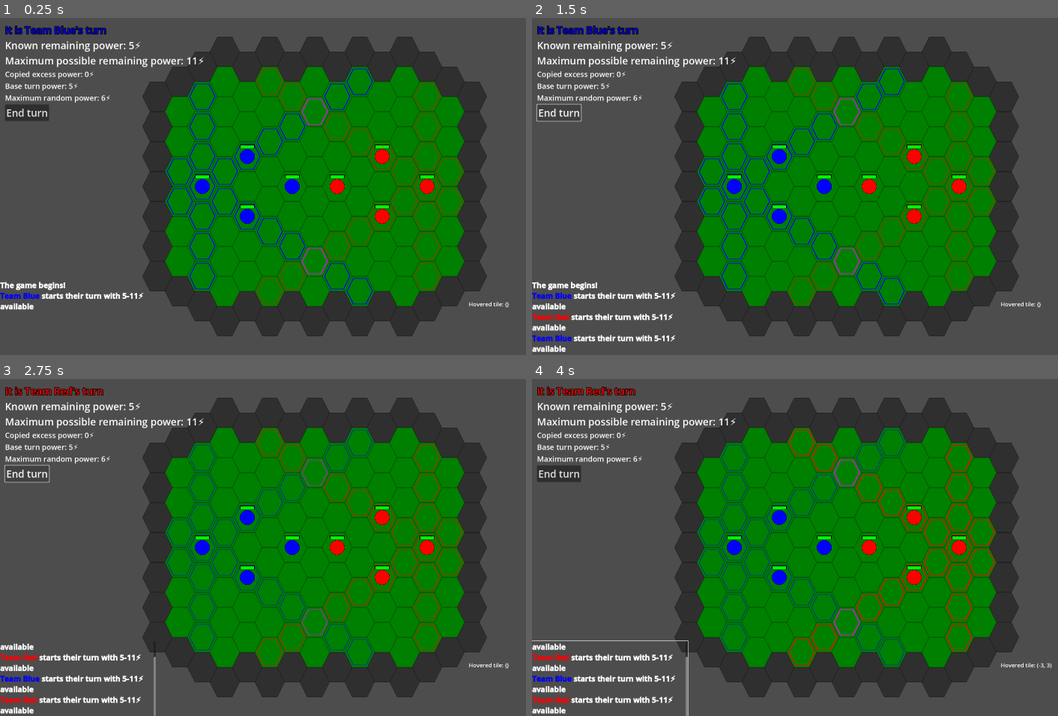
Above: before the commit, frames 1-4 (two rows, left to right).
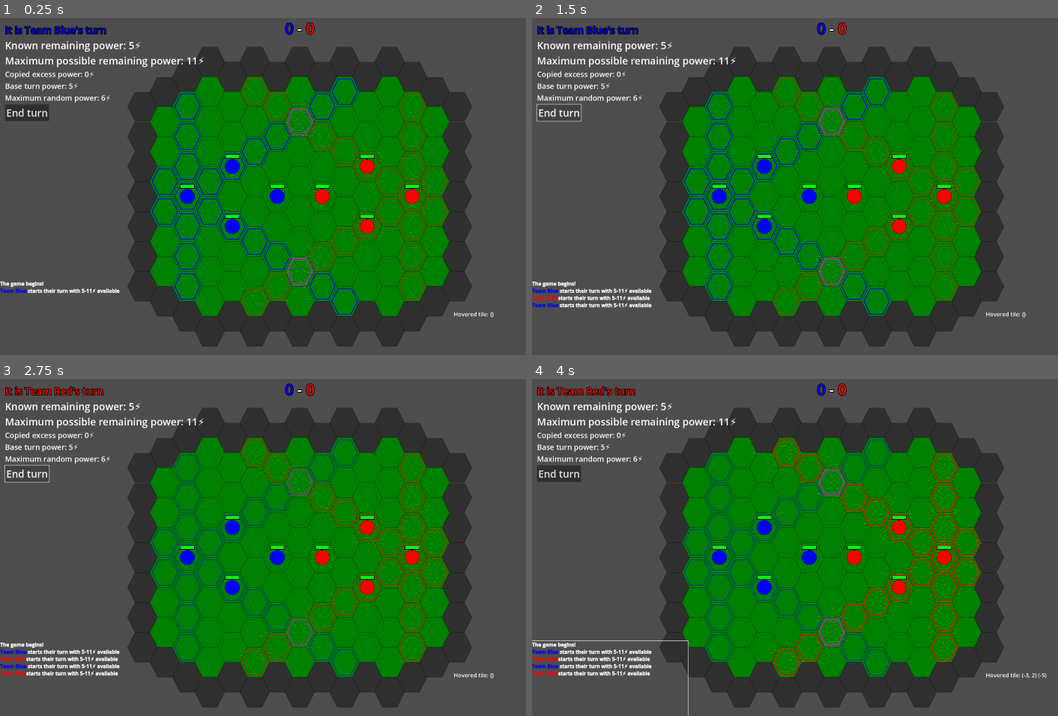
Above: after the commit, the same moments.

Repository: devencire/godot-conduit
Game: Godot game, scene res://scenes/world.tscn
The game is run twice, just before and just after one commit, with the same random seed, the same clock (stepped at 60 frames per second) and the same inputs.
Inputs (mouse positions are in pixels of both pictures, inside the frame that each line leads up to):
- Up to frame 1 (0.25 s): no input
- Up to frame 2 (1.5 s): click "End turn" at 0.5 s; click "End turn" at 1.25 s
- Up to frame 3 (2.75 s): click "End turn" at 2 s
- Up to frame 4 (4 s): move the mouse to (610, 678) at 2.77 s; click (610, 678) at 2.92 s; move the mouse to (710, 564) at 3.52 s; click (710, 564) at 3.67 s

The runs differ from the first frame. In frame 1, 25% of the frame differs, in the area x 0-97%, y 1-98%; in frame 2, 26%; in frame 3, 26%; in frame 4, 26%, in the area x 0-99%, y 1-100%.

Commit message:
add scoring for advancing/sacking beacons

Diff:
--- a/scenes/world.tscn
+++ b/scenes/world.tscn
@@ -1,16 +1,18 @@
-[gd_scene load_steps=16 format=3 uid="uid://d1t087k7mdxvb"]
+[gd_scene load_steps=17 format=3 uid="uid://d1t087k7mdxvb"]
 
 [ext_resource type="Script" path="res://world.gd" id="1_4avd2"]
 [ext_resource type="Texture2D" uid="uid://bu0j2ljbdu4jy" path="res://assets/hexes_2px_outline.png" id="1_7kdkn"]
 [ext_resource type="Script" path="res://scripts/TurnState.gd" id="2_7l4uc"]
 [ext_resource type="Script" path="res://scripts/RoundRoot.gd" id="2_r7p20"]
 [ext_resource type="Script" path="res://scripts/ArenaTileMap.gd" id="3_rf75t"]
+[ext_resource type="Script" path="res://scripts/ScoreState.gd" id="4_kseo3"]
 [ext_resource type="PackedScene" uid="uid://dvuatsyki3ehj" path="res://scenes/selection.tscn" id="5_0ab0n"]
 [ext_resource type="Script" path="res://scripts/Players.gd" id="6_4jl0i"]
 [ext_resource type="Script" path="res://scripts/DebugShowTileLabel.gd" id="7_23lak"]
 [ext_resource type="PackedScene" uid="uid://c04vm1q3ssoxd" path="res://scenes/round_ui.tscn" id="7_p4op4"]
 [ext_resource type="PackedScene" uid="uid://dxxmf1dm70jy3" path="res://scenes/powered_tiles.tscn" id="8_h1dur"]
 [ext_resource type="Script" path="res://scripts/EventLog.gd" id="10_7koks"]
+[ext_resource type="Script" path="res://scripts/MatchUI.gd" id="12_1lrdw"]
 
 [sub_resource type="TileSetAtlasSource" id="TileSetAtlasSource_s34qc"]
 texture = ExtResource("1_7kdkn")
@@ -36,10 +38,6 @@
 [sub_resource type="LabelSettings" id="LabelSettings_8os5q"]
 font_size = 24
 
-[sub_resource type="Theme" id="Theme_f63g6"]
-default_font_size = 24
-RichTextLabel/fonts/normal_font = null
-
 [node name="MatchRoot" type="Node"]
 script = ExtResource("1_4avd2")
 
@@ -50,7 +48,14 @@
 unique_name_in_owner = true
 script = ExtResource("2_7l4uc")
 
+[node name="ScoreState" type="Node" parent="RoundRoot" node_paths=PackedStringArray("match_root", "event_log")]
+unique_name_in_owner = true
+script = ExtResource("4_kseo3")
+match_root = NodePath("../..")
+event_log = NodePath("../CanvasLayer/EventLog")
+
 [node name="Arena" type="Node2D" parent="RoundRoot"]
+position = Vector2(-48, 32)
 scale = Vector2(0.75, 0.75)
 
 [node name="ArenaTileMap" type="TileMap" parent="RoundRoot/Arena"]
@@ -84,6 +89,8 @@
 [node name="PoweredTiles" parent="RoundRoot/Arena" instance=ExtResource("8_h1dur")]
 
 [node name="CanvasLayer" type="CanvasLayer" parent="RoundRoot"]
+offset = Vector2(2.08165e-12, 2.08165e-12)
+transform = Transform2D(1, 0, 0, 1, 2.08165e-12, 2.08165e-12)
 
 [node name="EventLog" type="RichTextLabel" parent="RoundRoot/CanvasLayer"]
 unique_name_in_owner = true
@@ -95,21 +102,42 @@
 offset_right = 500.0
 grow_vertical = 0
 focus_mode = 2
-theme = SubResource("Theme_f63g6")
 bbcode_enabled = true
 text = "[b]The game begins![/b]"
 scroll_following = true
 selection_enabled = true
 script = ExtResource("10_7koks")
 
+[node name="RoundUI" parent="RoundRoot" instance=ExtResource("7_p4op4")]
+
 [node name="Camera" type="Camera2D" parent="."]
 unique_name_in_owner = true
 
-[node name="RoundUI" parent="." instance=ExtResource("7_p4op4")]
+[node name="MatchUI" type="CanvasLayer" parent="."]
+script = ExtResource("12_1lrdw")
 
-[connection signal="changed" from="RoundRoot/TurnState" to="RoundUI" method="_on_turn_state_changed"]
+[node name="VBoxContainer" type="VBoxContainer" parent="MatchUI"]
+anchors_preset = 5
+anchor_left = 0.5
+anchor_right = 0.5
+offset_left = -200.0
+offset_right = 200.0
+offset_bottom = 70.0
+grow_horizontal = 2
+
+[node name="Score" type="RichTextLabel" parent="MatchUI/VBoxContainer"]
+layout_mode = 2
+theme_override_font_sizes/normal_font_size = 48
+bbcode_enabled = true
+text = "[center][outline_size=8][outline_color=black]0 - 0"
+fit_content = true
+scroll_active = false
+
+[connection signal="changed" from="." to="MatchUI" method="_on_match_root_changed"]
+[connection signal="changed" from="RoundRoot/TurnState" to="RoundRoot/RoundUI" method="_on_turn_state_changed"]
 [connection signal="new_turn_started" from="RoundRoot/TurnState" to="RoundRoot/Arena/Selection" method="_on_turn_state_new_turn_started"]
 [connection signal="new_turn_started" from="RoundRoot/TurnState" to="RoundRoot/Arena/PoweredTiles" method="_on_turn_state_new_turn_started"]
+[connection signal="changed" from="RoundRoot/Arena/Players" to="RoundRoot/ScoreState" method="_on_players_changed"]
 [connection signal="changed" from="RoundRoot/Arena/Players" to="RoundRoot/Arena/ArenaTileMap" method="_on_players_changed"]
 [connection signal="changed" from="RoundRoot/Arena/Players" to="RoundRoot/Arena/PoweredTiles" method="_on_players_changed"]
 [connection signal="child_order_changed" from="RoundRoot/Arena/Players" to="RoundRoot/Arena/Players" method="_on_child_order_changed"]
--- a/scripts/ArenaTileMap.gd
+++ b/scripts/ArenaTileMap.gd
@@ -100,6 +100,12 @@
 func are_cells_aligned(first: Vector2i, second: Vector2i) -> bool:
 	return first.x == second.x or first.y == second.y or first.x - first.y == second.x - second.y
 
+## Returns the distance in tiles to travel from the halfway line to `cell`.
+## Negative distances are towards team one's starting positions.
+## Positive distances are towards team two's starting positions.
+func distance_from_halfway_line(cell: Vector2i) -> int:
+	return cell.x - cell.y
+
 ## Remove all existing pathfinding obstacles and create up-to-date ones.
 ## TODO do this incrementally instead?
 func update_obstacles(players: Array[Player]):
@@ -116,5 +122,5 @@
 		disabled_point_ids.append(astar_id)
 
 
-func _on_players_changed(players: Array[Player]):
-	update_obstacles(players)
+func _on_players_changed(players: Players):
+	update_obstacles(players.all_players)
--- a/scripts/BB.gd
+++ b/scripts/BB.gd
@@ -3,12 +3,17 @@
 const OUTLINE_SIZE := 8 # pixels
 
 static func set_centered_outlined_text(node: RichTextLabel, text: String, color: Color = Color.WHITE) -> void:
-	node.text = ''
-	node.push_context()
+	node.clear()
 	node.push_paragraph(HORIZONTAL_ALIGNMENT_CENTER)
 	node.push_outline_size(OUTLINE_SIZE)
 	node.push_outline_color(Color.BLACK)
 	if color != Color.WHITE:
 		node.push_color(color)
 	node.append_text(text)
-	node.pop_context()
+	node.pop_all()
+
+static func team_name(team: Constants.Team) -> String:
+	return '[color=%s]Team %s[/color]' % [Constants.team_color(team).to_html(), Constants.team_name(team)]
+
+static func player_name(player: Player) -> String:
+	return '[color=%s]%s[/color]' % [Constants.team_color(player.team).to_html(), player.debug_name]
--- a/scripts/Constants.gd
+++ b/scripts/Constants.gd
@@ -6,6 +6,8 @@
 
 const BASE_TURN_POWER := 5
 const MAX_EXCESS_POWER := 6
+
+const POINTS_FOR_SACKING_BEACON := 3
 
 const OFF_ARENA := Vector2i(-40, -40)
 
--- a/scripts/DebugShowTileLabel.gd
+++ b/scripts/DebugShowTileLabel.gd
@@ -4,4 +4,5 @@
 
 func _unhandled_input(event):
 	if event is InputEventMouseMotion:
-		text = 'Hovered tile: %s' % arena_tilemap.get_hovered_cell(event)
+		var cell := arena_tilemap.get_hovered_cell(event)
+		text = 'Hovered tile: %s (%s)' % [cell, arena_tilemap.distance_from_halfway_line(cell)]
--- a/scripts/Hammer.gd
+++ b/scripts/Hammer.gd
@@ -195,7 +195,7 @@
 func try_push(push_target: ValidTarget, overcharged: bool):
 	var attack_cost := ATTACK_COST
 	if not player.turn_state.try_spend_power(attack_cost):
-		player.event_log.log('%s tried to push %s back but didn\'t have %s⚡!' % [Constants.bbcode_player_name(player), Constants.bbcode_player_name(push_target.player), attack_cost])
+		player.event_log.log('%s tried to push %s back but didn\'t have %s⚡!' % [BB.player_name(player), BB.player_name(push_target.player), attack_cost])
 		player.selected = false
 		return
 	var push_action := PushAction.new()
@@ -210,17 +210,17 @@
 
 	var push_outcomes := resolve_push(push_action)
 	if overcharged:
-		player.event_log.log('%s spent %s⚡ on an overcharged push!' % [Constants.bbcode_player_name(player), attack_cost])
+		player.event_log.log('%s spent %s⚡ on an overcharged push!' % [BB.player_name(player), attack_cost])
 	else:
-		player.event_log.log('%s spent %s⚡ on a push' % [Constants.bbcode_player_name(player), attack_cost])
+		player.event_log.log('%s spent %s⚡ on a push' % [BB.player_name(player), attack_cost])
 	for outcome in push_outcomes:
 		match outcome.type:
 			PushOutcomeType.MOVED_TO:
-				player.event_log.log('%s pushed %s back %s spaces, dealing %s damage' % [Constants.bbcode_player_name(player), Constants.bbcode_player_name(outcome.player), outcome.distance, outcome.damage])
+				player.event_log.log('%s pushed %s back %s spaces, dealing %s damage' % [BB.player_name(player), BB.player_name(outcome.player), outcome.distance, outcome.damage])
 			PushOutcomeType.CLASHED_WITH:
-				player.event_log.log('%s pushed %s back %s spaces into %s, dealing %s damage' % [Constants.bbcode_player_name(player), Constants.bbcode_player_name(outcome.player), outcome.distance, Constants.bbcode_player_name(outcome.clashed_with), outcome.damage])
+				player.event_log.log('%s pushed %s back %s spaces into %s, dealing %s damage' % [BB.player_name(player), BB.player_name(outcome.player), outcome.distance, BB.player_name(outcome.clashed_with), outcome.damage])
 			PushOutcomeType.OUT_OF_ARENA:
-				player.event_log.log('%s pushed %s back %s spaces, off the arena!' % [Constants.bbcode_player_name(player), Constants.bbcode_player_name(outcome.player), outcome.distance])
+				player.event_log.log('%s pushed %s back %s spaces, off the arena!' % [BB.player_name(player), BB.player_name(outcome.player), outcome.distance])
 	if overcharged:
 		player.selected = false
 		return
--- /dev/null
+++ b/scripts/MatchUI.gd
@@ -0,0 +1,12 @@
+class_name MatchUI
+
+extends CanvasLayer
+
+@onready var score: RichTextLabel = $VBoxContainer/Score
+
+func _on_match_root_changed(match_root: MatchRoot):
+	if not score:
+		#_on_match_root_changed.call_deferred(match_root)
+		return
+	BB.set_centered_outlined_text(score, '[color=%s]%s[/color] - [color=%s]%s[/color]' % [Constants.team_color(Constants.Team.ONE).to_html(), match_root.team_one_score, Constants.team_color(Constants.Team.TWO).to_html(), match_root.team_two_score])
+	#BB.set_centered_outlined_text(score, '%s - %s' % [match_root.team_one_score, match_root.team_two_score])
--- a/scripts/Player.gd
+++ b/scripts/Player.gd
@@ -15,6 +15,7 @@
 var arena_tilemap: ArenaTileMap
 var turn_state: TurnState
 var event_log: EventLog
+var score_state: ScoreState
 
 @onready var graphic: Node2D = $Graphic
 @onready var sprite: AnimatedSprite2D = $Graphic/Sprite
@@ -64,6 +65,7 @@
 	arena_tilemap = round_root.arena_tilemap
 	turn_state = round_root.turn_state
 	event_log = round_root.event_log
+	score_state = round_root.score_state
 
 	players = get_parent()
 
@@ -136,9 +138,9 @@
 	while cell_path.size() > 0:
 		if not turn_state.try_spend_power(BASE_MOVE_COST):
 			if walked_path.size() == 0:
-				event_log.log('%s tried to move but ran out of power!' % Constants.bbcode_player_name(self))
+				event_log.log('%s tried to move but ran out of power!' % BB.player_name(self))
 			else:
-				event_log.log('%s ran out of power after spending %s⚡ to move %s spaces!' % [Constants.bbcode_player_name(self), power_spent, walked_path.size()])
+				event_log.log('%s ran out of power after spending %s⚡ to move %s spaces!' % [BB.player_name(self), power_spent, walked_path.size()])
 			selected = false
 			break
 		power_spent += BASE_MOVE_COST
@@ -147,7 +149,7 @@
 	if walked_path.size() > 0:
 		walk_path(walked_path)
 	if selected:
-		event_log.log('%s spent %s⚡ to move %s spaces' % [Constants.bbcode_player_name(self), power_spent, walked_path.size()])
+		event_log.log('%s spent %s⚡ to move %s spaces' % [BB.player_name(self), power_spent, walked_path.size()])
 		_update_selection_tile()
 		_clear_path_preview()
 
@@ -200,4 +202,6 @@
 	health = maxi(0, health - damage)
 	taken_damage.emit(self, damage)
 	if health == 0:
-		event_log.log.call_deferred('%s was knocked unconscious!' % [Constants.bbcode_player_name(self)])
+		event_log.log.call_deferred('%s was knocked unconscious!' % [BB.player_name(self)])
+		if is_beacon:
+			score_state.score_points(Constants.other_team(team), Constants.POINTS_FOR_SACKING_BEACON)
--- a/scripts/Players.gd
+++ b/scripts/Players.gd
@@ -6,7 +6,7 @@
 
 const player_scene := preload("res://scenes/player.tscn")
 
-signal changed(players: Array[Player])
+signal changed(players: Players)
 
 var all_players: Array[Player]:
 	get:
@@ -16,10 +16,10 @@
 		return players
 
 func _on_child_order_changed():
-	changed.emit(all_players)
+	changed.emit(self)
 
 func _player_was_moved(_player: Player):
-	changed.emit(all_players)
+	changed.emit(self)
 
 func add_player(team: Constants.Team, tile_position: Vector2i, is_beacon: bool = false):
 	var player: Player = player_scene.instantiate()
--- a/scripts/PoweredTiles.gd
+++ b/scripts/PoweredTiles.gd
@@ -11,10 +11,10 @@
 
 var pulse_tween: Tween
 
-func _on_players_changed(_players):
+func _on_players_changed(_players: Players):
 	draw_powered_tiles()
 
-func _on_turn_state_new_turn_started(_state):
+func _on_turn_state_new_turn_started(_state: TurnState):
 	draw_powered_tiles() # bleh probably shouldn't use % for this
 
 func draw_powered_tiles():
--- a/scripts/RoundRoot.gd
+++ b/scripts/RoundRoot.gd
@@ -6,6 +6,7 @@
 @onready var arena_tilemap: ArenaTileMap = %ArenaTileMap
 @onready var event_log: EventLog = %EventLog
 @onready var players: Players = %Players
+@onready var score_state: ScoreState = %ScoreState
 
 # Called when the node enters the scene tree for the first time.
 func _ready():
--- /dev/null
+++ b/scripts/ScoreState.gd
@@ -0,0 +1,28 @@
+class_name ScoreState
+
+extends Node
+
+signal changed(score_state: ScoreState)
+
+@export var match_root: MatchRoot
+@export var event_log: EventLog
+@export var travel_scores = {Constants.Team.ONE: 0, Constants.Team.TWO: 0} # Dictionary[Constants.Team, int]
+
+
+func _on_players_changed(players: Players):
+	for team in [Constants.Team.ONE, Constants.Team.TWO]:
+		check_for_travel_scoring(team, players.beacon_for_team(team))
+
+func check_for_travel_scoring(team: Constants.Team, beacon_player: Player):
+	if not beacon_player:
+		return
+	var scoring_direction := 1 if team == Constants.Team.ONE else -1
+	var progress := beacon_player.arena_tilemap.distance_from_halfway_line(beacon_player.tile_position) * scoring_direction
+	var new_progress: int = progress - travel_scores[team]
+	if new_progress > 0:
+		score_points(team, new_progress)
+		travel_scores[team] += new_progress
+
+func score_points(team: Constants.Team, points: int):
+	match_root.score_points(team, points)
+	event_log.log.call_deferred('[b]%s scored %s points![/b]' % [BB.team_name(team), points])
--- a/scripts/TurnState.gd
+++ b/scripts/TurnState.gd
@@ -36,7 +36,7 @@
 	total_available_power = copied_excess_power + base_turn_power + secret_available_excess_power
 	power_used = 0
 
-	%EventLog.log.call_deferred('[b]%s starts their turn with %s-%s⚡ available[/b]' % [Constants.bbcode_team_name(team), known_remaining_power, max_remaining_power])
+	%EventLog.log.call_deferred('[b]%s starts their turn with %s-%s⚡ available[/b]' % [BB.team_name(team), known_remaining_power, max_remaining_power])
 
 	changed.emit(self)
 	new_turn_started.emit(self)
--- a/world.gd
+++ b/world.gd
@@ -1,6 +1,8 @@
 class_name MatchRoot
 
 extends Node
+
+signal changed(match_root: MatchRoot)
 
 @export var team_one_score := 0
 @export var team_two_score := 0
@@ -10,3 +12,7 @@
 		team_one_score += points
 	else:
 		team_two_score += points
+	changed.emit(self)
+
+func _ready():
+	(func(): changed.emit(self)).call_deferred()
